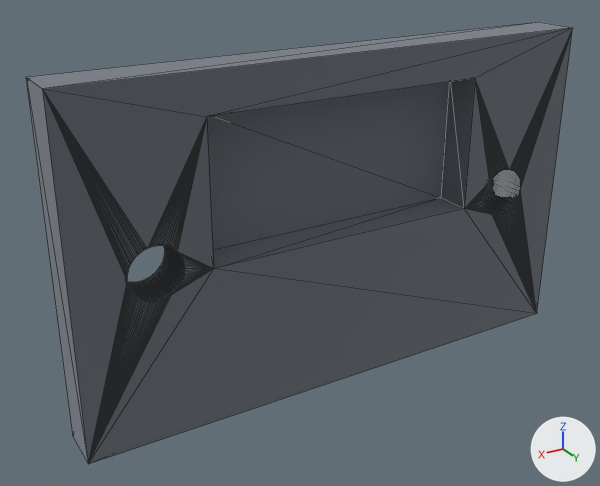
An edit to the glTF model docs/models/headband_clamp.glb, drawn before and after from the same camera.
Camera for both pictures: a 50 mm camera at (27.8, 27.2, 19.9) aimed at (2.3, -15.2, -1.3). The lights are fixed; the arrows at lower right show +X, +Y and +Z. The older version comes first. Mesh edges are drawn as thin lines. Where no turn or scale is listed for an object, it has been applied to the vertices. Vertices at exactly the same position are counted once.

Names of what the first picture shows: 'headband_clamp'.
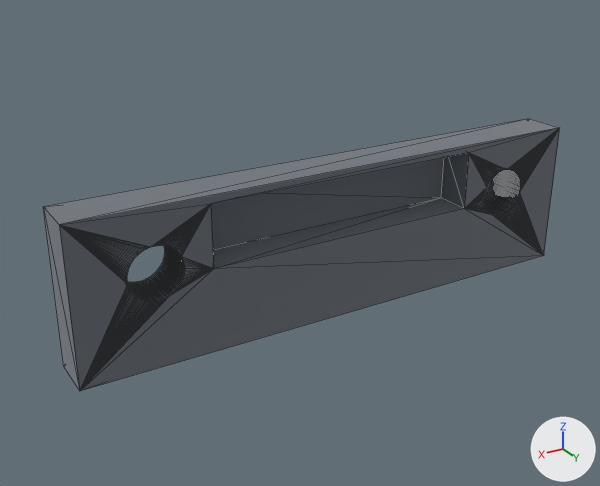
The change in detail:
me_headband_clamp is used by ob_headband_clamp; location (0.0, 0.0, 0.0).
me_headband_clamp had 520 vertices, 1044 faces and spanned x -18.0..18.0, y -16.0..-13.0, z -11.0..11.0.
me_headband_clamp now has 520 vertices, 1044 faces and spans x -18.0..18.0, y -16.0..-13.0, z -6.0..4.0.
me_headband_clamp part 1: all 4 vertices in x -18.0..18.0, y -16.0..-13.0, z 11.0 are moved by (0.0, 0.0, -7.0).
me_headband_clamp part 2: all 4 vertices in x -9.5..9.5, y -15.5..-13.0, z 8.5 are moved by (0.0, 0.0, -5.0).
me_headband_clamp part 3: all 4 vertices in x -18.0..18.0, y -16.0..-13.0, z -11.0 are moved by (0.0, 0.0, 5.0).

What differs and where, as boxes (x1, y1, x2, y2) in the pictures (600 x 486 px; the box of a moved part takes in the faces that stretch with it):
'headband_clamp', reshaped (38% shorter)
    before: (26, 22, 573, 464)
    after: (43, 119, 560, 391)
part 1 of me_headband_clamp, moved or reshaped
    before: (27, 22, 572, 280)
    after: (44, 119, 560, 284)
part 2 of me_headband_clamp, moved or reshaped
    before: (43, 28, 572, 268)
    after: (60, 128, 559, 268)
part 3 of me_headband_clamp, moved or reshaped
    before: (26, 28, 573, 464)
    after: (43, 129, 560, 391)
